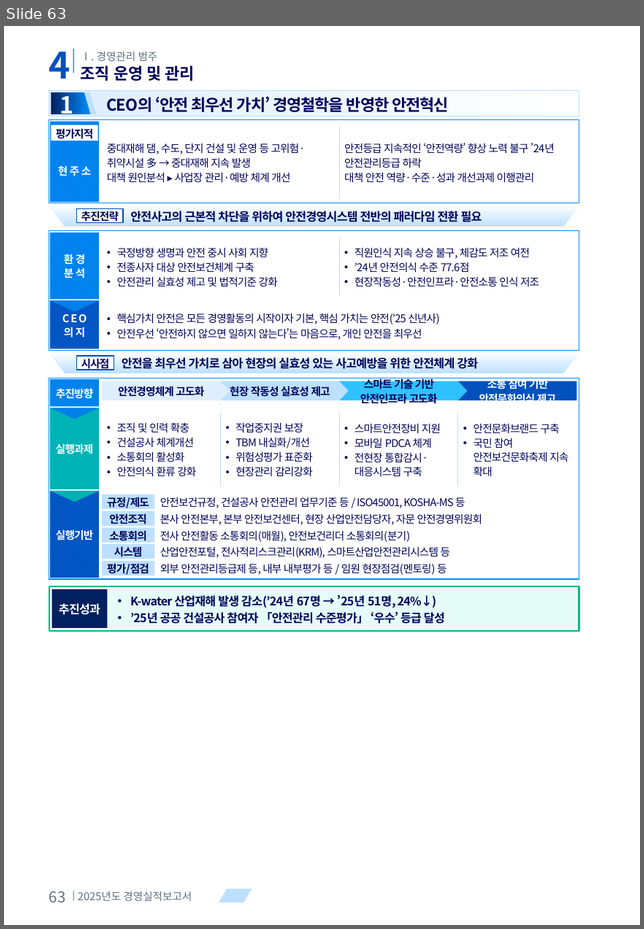
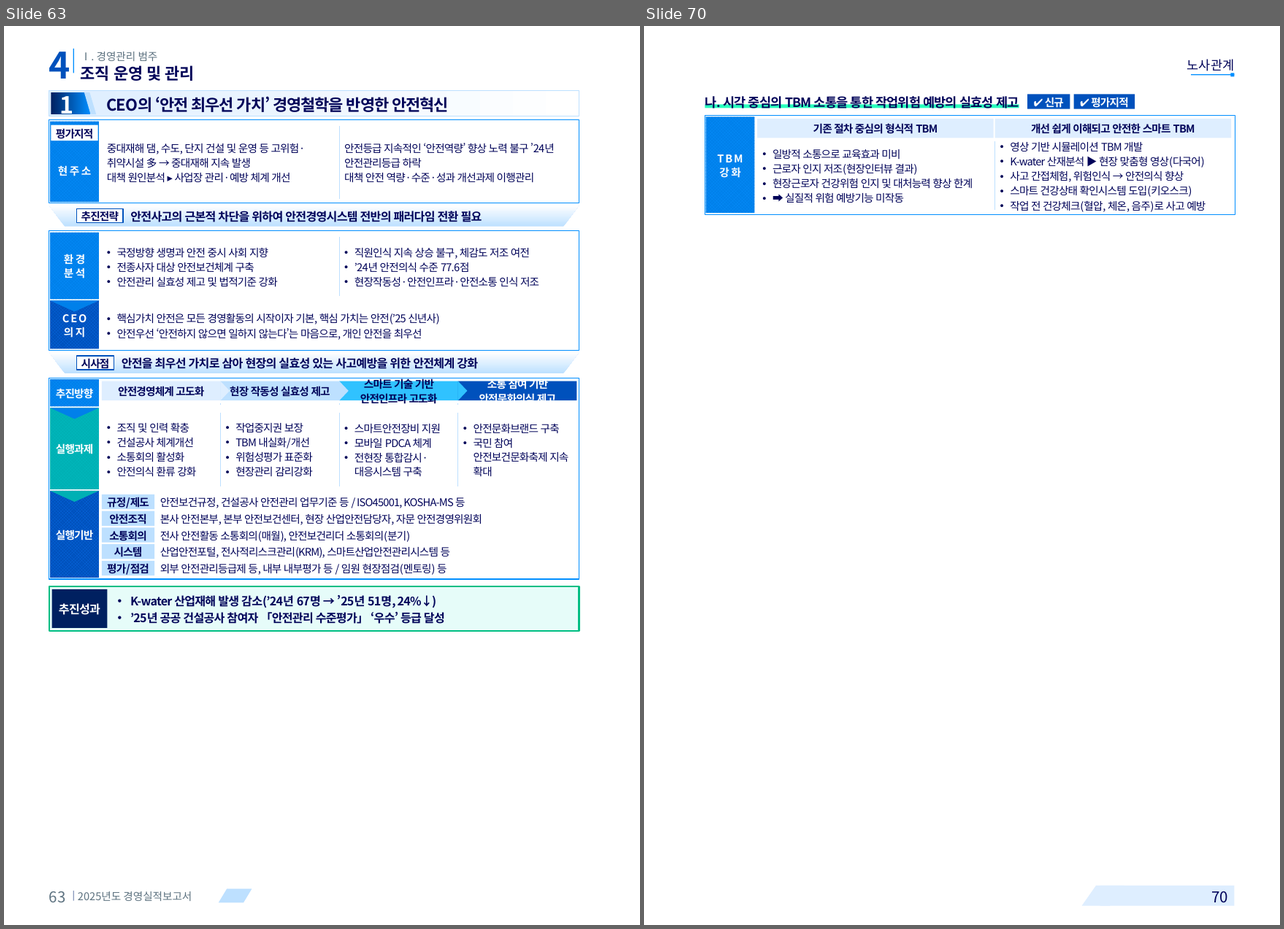
Before and after one commit to khjlsi-creator/claude, a slide deck: korad-경영평가-ppt/KORAD_경영평가_레이아웃_템플릿_A4세로.pptx. Shown side by side, each under a label of ours: slide 63 before the commit, slides 63 and 70 after it; the slides between them are not shown. The pictures are 644x929 and 1284x929 pixels, drawn with LibreOffice and Linux fonts; fonts in the diff are those of the drawing; background and template pictures are left out. Boxes give left, top, right and bottom in pixels: in the first picture for what was removed or moved away, otherwise in the second. Text is boxed around its words. In the diff, an @@ line names an element or a change of style, - is before the commit and + after.

```diff
--- a/korad-경영평가-ppt/KORAD_경영평가_레이아웃_템플릿_A4세로.pptx
+++ b/korad-경영평가-ppt/KORAD_경영평가_레이아웃_템플릿_A4세로.pptx
@@ slide 70 added at box(644, 26, 1280, 925), background #FFFFFF @@
@@ text added at box(1187, 59, 1235, 73), 12 pt, text #000359 @@
+노사관계
@@ rectangle added at box(1191, 74, 1234, 75), fill #008EFF @@
@@ rectangle added at box(1231, 73, 1235, 77), fill #008EFF @@
@@ rectangle added at box(705, 104, 1019, 108), fill #29FFBD @@
@@ text added at box(705, 94, 1018, 111), 12 pt, text #000359, bold @@
+나. 시각 중심의 TBM 소통을 통한 작업위험 예방의 실효성 제고
@@ rectangle added at box(1027, 95, 1069, 109), fill #0051BC @@
@@ text added at box(1045, 97, 1064, 109), 10 pt, text #FFFFFF, bold @@
+✔ 신규
@@ rectangle added at box(1074, 95, 1135, 109), fill #0051BC @@
@@ text added at box(1091, 97, 1128, 109), 10 pt, text #FFFFFF, bold @@
+✔ 평가지적
@@ rectangle added at box(705, 115, 1235, 214), fill #FFFFFF, outline #008EFF 0.75 pt @@
@@ rectangle added at box(705, 117, 755, 213), fill pattern #0990FF on #0080EA @@
@@ rectangle added at box(757, 118, 993, 138), fill #DEEEFF @@
@@ text added at box(813, 123, 937, 134), 10 pt, text #000359, bold @@
+기존 절차 중심의 형식적 TBM
@@ rectangle added at box(994, 118, 1231, 138), fill #DEEEFF @@
@@ text added at box(1031, 123, 1195, 134), 10 pt, text #000359, bold @@
+개선 쉽게 이해되고 안전한 스마트 TBM
@@ text added at box(717, 154, 743, 178), 10 pt, text #FFFFFF, bold @@
+T B M
+강 화
@@ text added at box(772, 149, 972, 203), 10 pt, text #000359 @@
+• 일방적 소통으로 교육효과 미비
+• 근로자 인지 저조(현장인터뷰 결과)
+• 현장근로자 건강위험 인지 및 대처능력 향상 한계
+• ➡ 실질적 위험 예방기능 미작동
@@ line added from (994, 141) to (994, 210), #BDE0FF 0.75 pt @@
@@ text added at box(1010, 142, 1205, 212), 10 pt, text #000359 @@
+• 영상 기반 시뮬레이션 TBM 개발
+• K-water 산재분석 ▶ 현장 맞춤형 영상(다국어)
+• 사고 간접체험, 위험인식 → 안전의식 향상
+• 스마트 건강상태 확인시스템 도입(키오스크)
+• 작업 전 건강체크(혈압, 체온, 음주)로 사고 예방
@@ parallelogram added at box(1081, 885, 1124, 906), fill #DEEEFF @@
@@ rectangle added at box(1100, 885, 1235, 906), fill #DEEEFF @@
@@ text added at box(1211, 891, 1228, 903), 14 pt, text #000359 @@
+70
```
Also in this commit, not shown: 12 other slides added, 3 other files.
